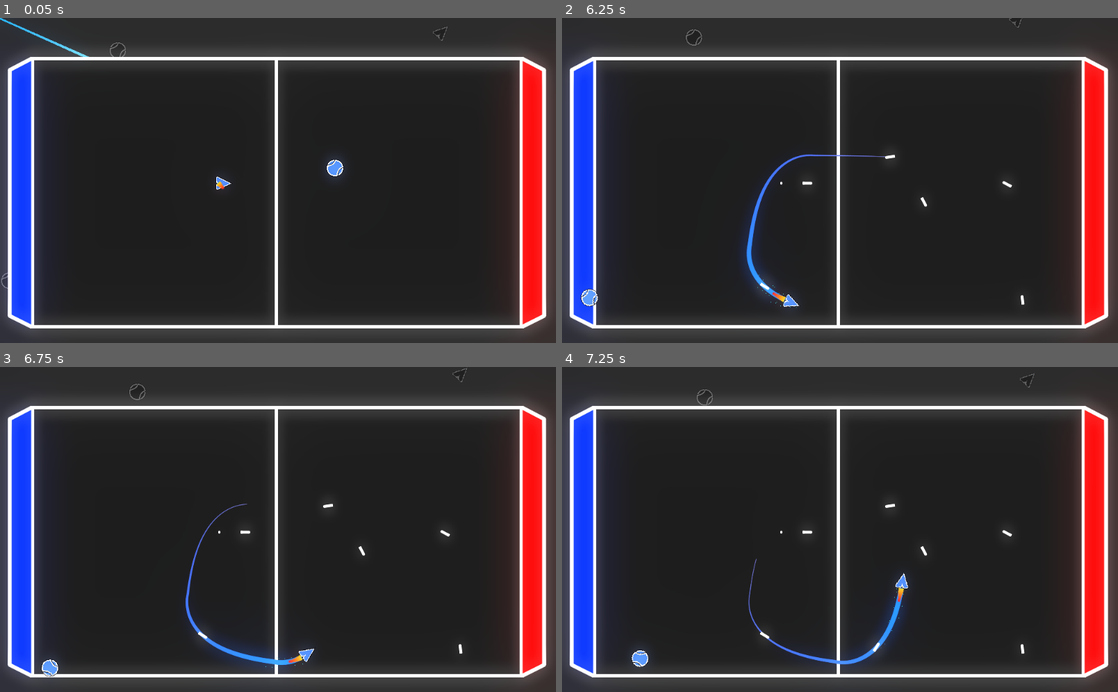
Above: before the commit, frames 1-4 (two rows, left to right).
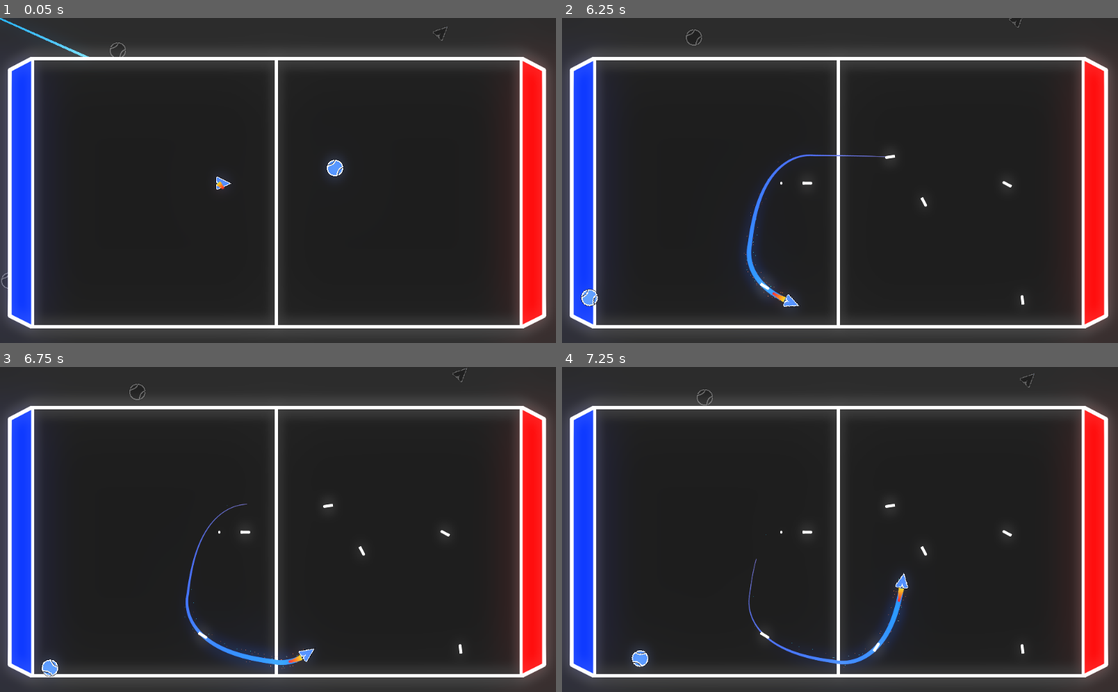
Above: after the commit, the same moments.

Repository: Quantiset/Godot-Pong
Game: Godot game, scene res://Scenes/Main.tscn
Same seed, same stepped clock (60 frames per second), same inputs: the game is played once before the commit and once after it.
Inputs:
- Up to frame 1 (0.05 s): no input
- Up to frame 2 (6.25 s): tap Enter (ui_accept) at 0.5, 0.77, 1.52, 3.02, 3.77, 4.52, 6.02 s; hold Right (ui_right) 0.53-1.28 s; hold Down (ui_down) 1.28-2.03 s; hold Right (ui_right) 2.03-2.78 s; hold Up (ui_up) 2.78-3.53 s; hold Left (ui_left) 3.53-5.03 s; hold Down (ui_down) 5.03-5.78 s; hold Right (ui_right) from 5.78 s (still down)
- Up to frame 3 (6.75 s): release Right (ui_right) at 6.53 s; hold Up (ui_up) from 6.53 s (still down)
- Up to frame 4 (7.25 s): keep holding Up (ui_up); tap Enter (ui_accept) at 6.77 s

Frame 1 is identical in both runs. In frame 2, less than 0.1% of the frame differs, in the area x 32-43%, y 41-90%; in frame 3, less than 0.1%; in frame 4, less than 0.1%.

Commit message:
Particles Update

Diff:
--- a/Scenes/Player.tscn
+++ b/Scenes/Player.tscn
@@ -6,13 +6,13 @@
 [sub_resource type="RectangleShape2D" id=1]
 extents = Vector2( 12, 15 )
 
-[sub_resource type="Gradient" id=2]
-colors = PoolColorArray( 0.11, 1.2, 2, 1, 0.164706, 0.368627, 0.980392, 0.192157 )
+[sub_resource type="Gradient" id=18]
+colors = PoolColorArray( 1, 1, 1, 1, 0.494118, 0.494118, 0.494118, 0.517647 )
 
-[sub_resource type="GradientTexture" id=3]
-gradient = SubResource( 2 )
+[sub_resource type="GradientTexture" id=19]
+gradient = SubResource( 18 )
 
-[sub_resource type="Image" id=18]
+[sub_resource type="Image" id=20]
 data = {
 "data": PoolByteArray( 0, 0, 64, 64, 0, 0, 208, 65, 0, 0, 64, 64, 0, 0, 216, 65, 0, 0, 64, 64, 0, 0, 224, 65, 0, 0, 128 …(51812 unchanged characters)…
 "format": "RGFloat",
@@ -77,12 +77,20 @@
 [node name="Sprite" type="Sprite" parent="."]
 texture = ExtResource( 1 )
 
-[node name="Particles2D" type="Particles2D" parent="."]
-modulate = Color( 2, 2, 2, 1 )
+[node name="Particles2D" type="Particles2D" parent="Sprite"]
+modulate = Color( 0.2, 1, 1.2, 1 )
 show_behind_parent = true
 position = Vector2( -16, -16 )
 amount = 50
-lifetime = 0.5
+lifetime = 2.0
+local_coords = false
+process_material = SubResource( 8 )
+
+[node name="Particles2D2" type="Particles2D" parent="Sprite"]
+modulate = Color( 1.2, 0.5, 0.2, 1 )
+show_behind_parent = true
+position = Vector2( -16, -16 )
+amount = 150
 local_coords = false
 process_material = SubResource( 8 )
 
Not shown: 2 places in Scenes/Player.tscn that only renumber resources
